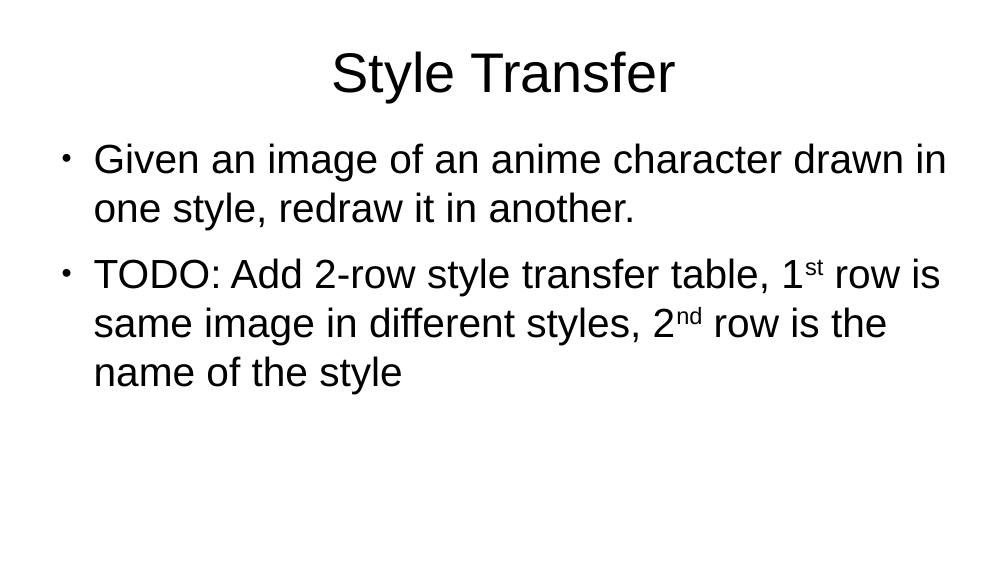
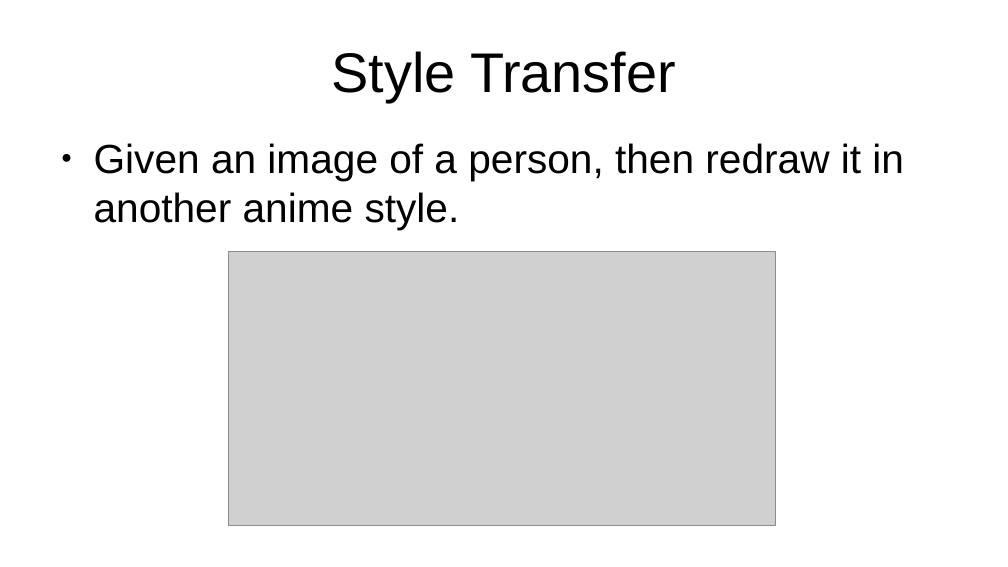
Before and after one commit to kkokilep/Cant-Spell-Anime-Without-AI, a slide deck: slide 12 of presentation/presentation-0.odp. Drawn at 1008x567 pixels with LibreOffice and Linux fonts; fonts in the diff are those of the drawing; grey boxes stand for pictures. Boxes give left, top, right and bottom in pixels: in the first picture for what was removed or moved away, otherwise in the second. Text is boxed around its words. In the diff, an @@ line names an element or a change of style, - is before the commit and + after.

```diff
--- a/presentation/presentation-0.odp
+++ b/presentation/presentation-0.odp
@@ text at bbox=[94, 143, 904, 229]: text changed @@
-● Given an image of an anime character drawn in one style, redraw it in another.
-● TODO: Add 2-row style transfer table, 1st row is same image in different styles, 2nd row is the name of the style
+● Given an image of a person, then redraw it in another anime style.
@@ picture added at bbox=[229, 252, 776, 526] @@
```
Also in this commit, not shown: 1 other slide changed, 3 slides removed, 2 other files.
